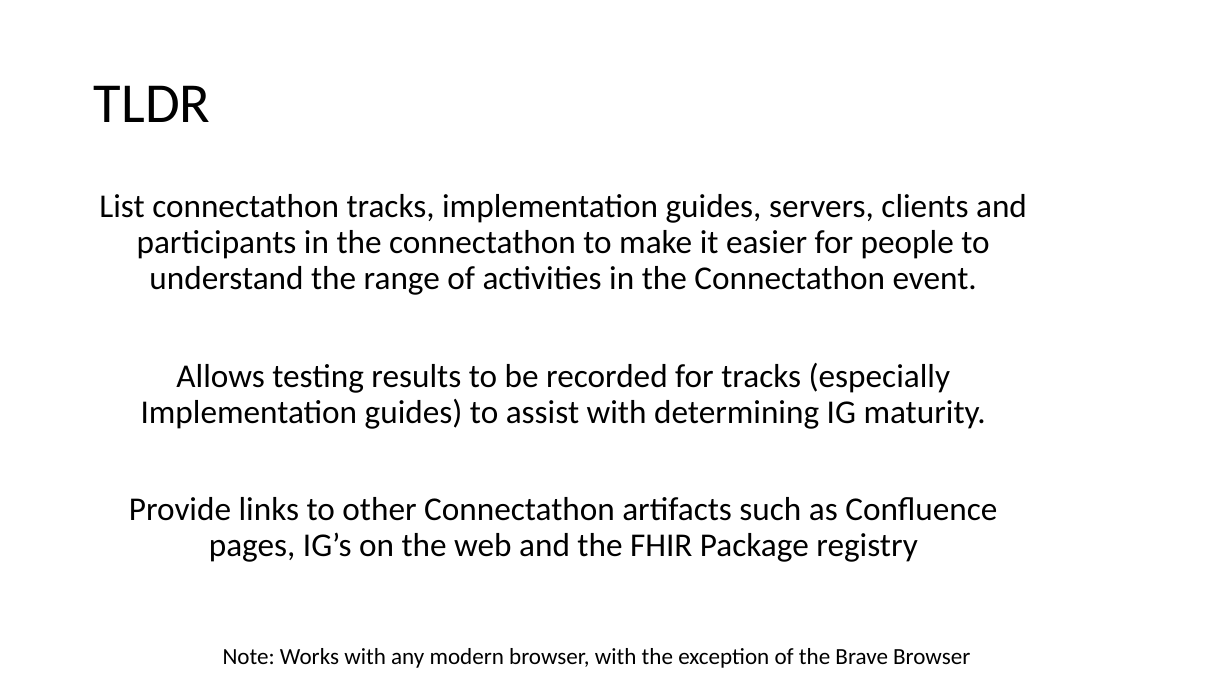
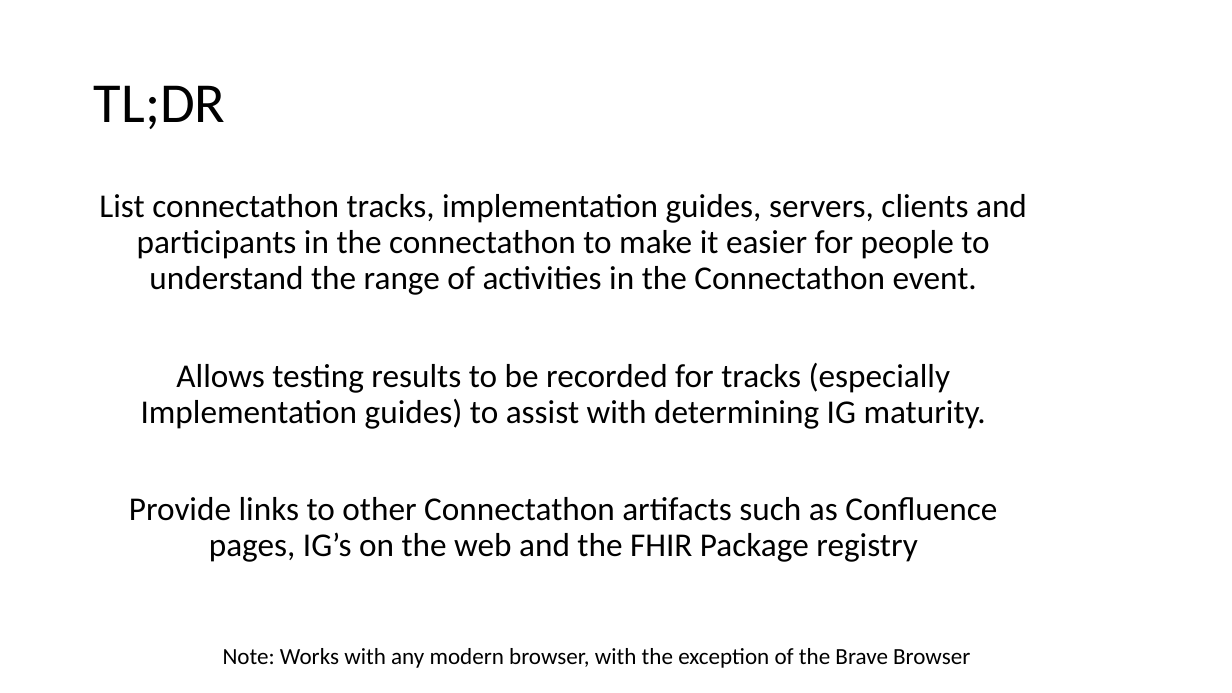
Before and after one commit to davidhay25/framingham, a slide deck: slide 2 of artifacts/conMan.pptx. Drawn at 1232x693 pixels with LibreOffice and Linux fonts; fonts in the diff are those of the drawing. Boxes give left, top, right and bottom in pixels: in the first picture for what was removed or moved away, otherwise in the second. Text is boxed around its words. In the diff, an @@ line names an element or a change of style, - is before the commit and + after.

```diff
--- a/artifacts/conMan.pptx
+++ b/artifacts/conMan.pptx
@@ title at (x1=94, y1=85, x2=226, y2=129): text changed @@
-TLDR
+TL;DR
```
Also in this commit, not shown: 11 other slides changed, 8 slides added, 2 other files.
